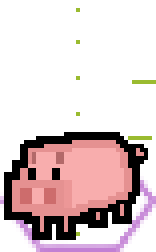
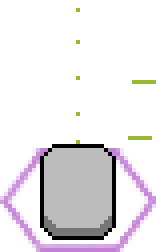
Layer changes from the first 156 × 252 image to the second:
added layer "Pasted Layer" above "MeleeAttackAbility" over (40, 144, 116, 240)
hid "PiggySouthWest" over (4, 132, 148, 240)
